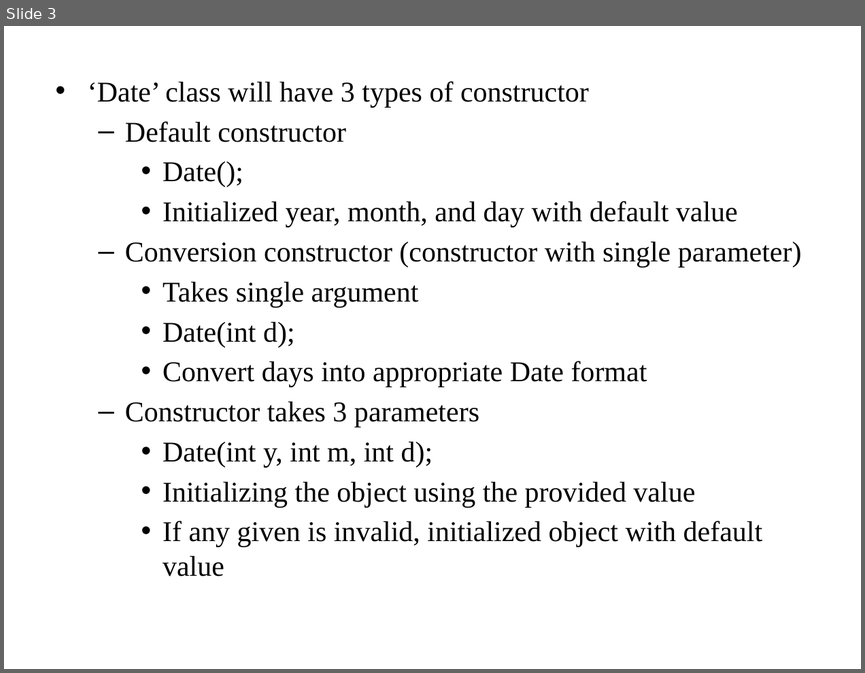
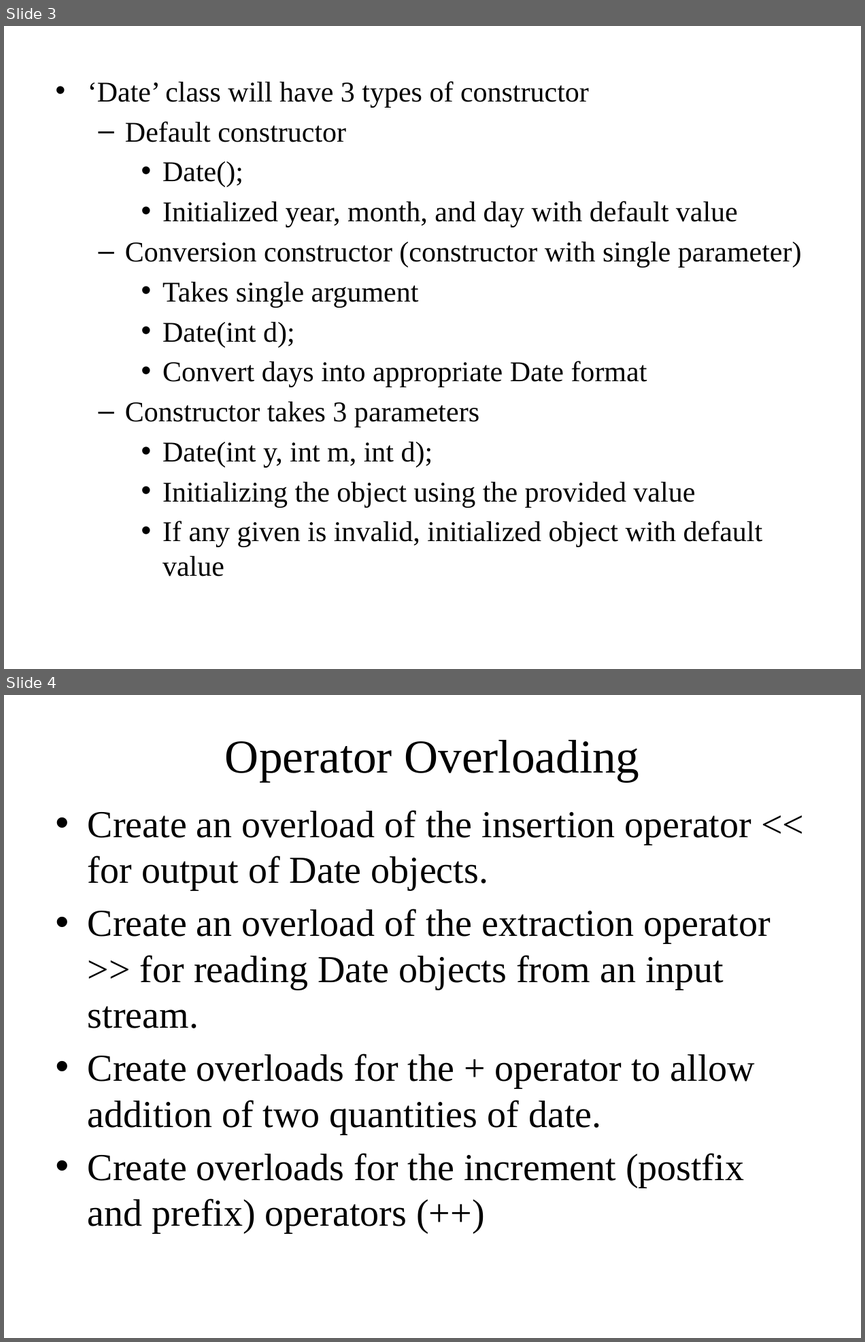
Before and after one commit to muye20/COP3330, a slide deck: DateClassFrame/DateClassPPT.pptx. Shown one above the other, each under a label of ours: slide 3 before the commit, slides 3 and 4 after it. The pictures are 865x673 and 865x1342 pixels, drawn with LibreOffice and Linux fonts; fonts in the diff are those of the drawing. Boxes give left, top, right and bottom in pixels: in the first picture for what was removed or moved away, otherwise in the second. Text is boxed around its words. In the diff, an @@ line names an element or a change of style, - is before the commit and + after.

Commit message:
PPT

```diff
--- a/DateClassFrame/DateClassPPT.pptx
+++ b/DateClassFrame/DateClassPPT.pptx
@@ slide 4 added at (4, 695, 861, 1338), background #FFFFFF @@
@@ title added at (225, 740, 639, 782), 39.6 pt, text #000000 @@
+Operator Overloading
@@ text added at (88, 810, 770, 1233), 32 pt, text #000000 @@
+• Create an overload of the insertion operator << for output of Date objects.
+• Create an overload of the extraction operator >> for reading Date objects from an input stream.
+• Create overloads for the + operator to allow addition of two quantities of date.
+• Create overloads for the increment (postfix and prefix) operators (++)
```
